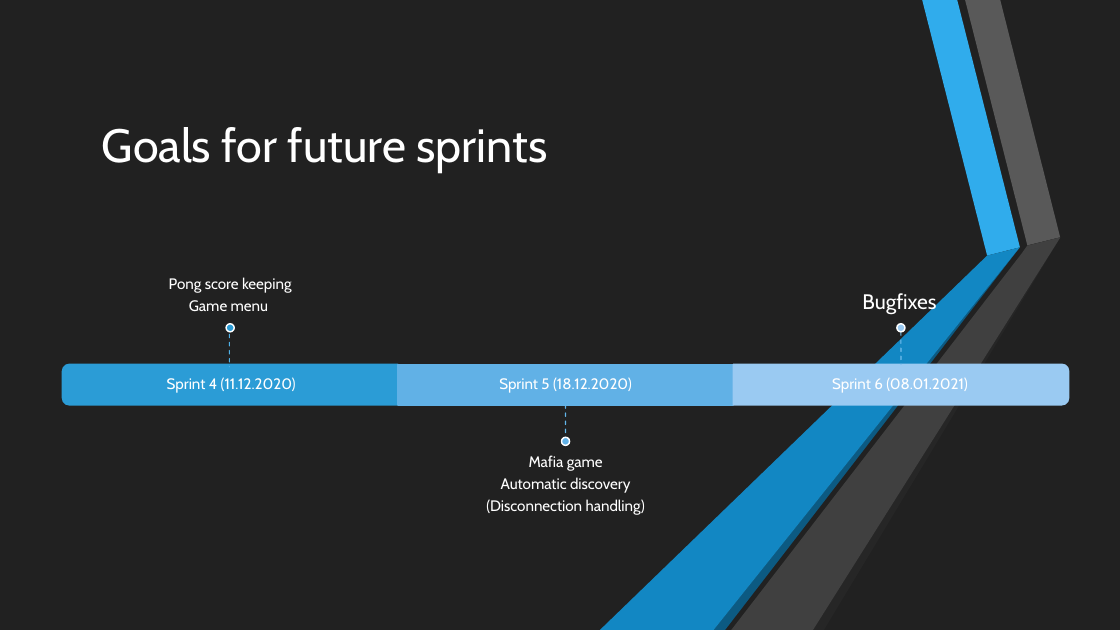
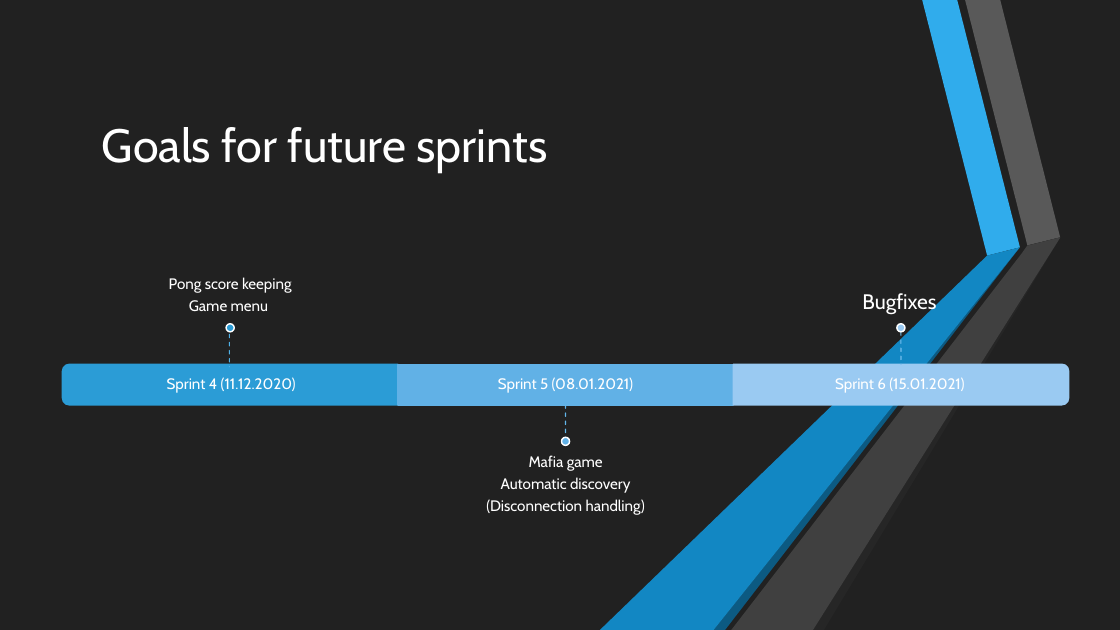
Before and after one commit to ivolvanov/gameconsole, a slide deck: slide 4 of docs/Sprint4/Sprint 4 Presentation.pptx. Drawn at 1120x630 pixels with LibreOffice and Linux fonts; fonts in the diff are those of the drawing. Boxes give left, top, right and bottom in pixels: in the first picture for what was removed or moved away, otherwise in the second. Text is boxed around its words. In the diff, an @@ line names an element or a change of style, - is before the commit and + after.

Commit message:
Changes to sprint 4 presentaion

```diff
--- a/docs/Sprint4/Sprint 4 Presentation.pptx
+++ b/docs/Sprint4/Sprint 4 Presentation.pptx
@@ text at (x1=498, y1=377, x2=633, y2=393): text changed @@
-Sprint 5 (18.12.2020)
+Sprint 5 (08.01.2021)
@@ text at (x1=835, y1=378, x2=964, y2=393): text changed @@
-Sprint 6 (08.01.2021)
+Sprint 6 (15.01.2021)
```
